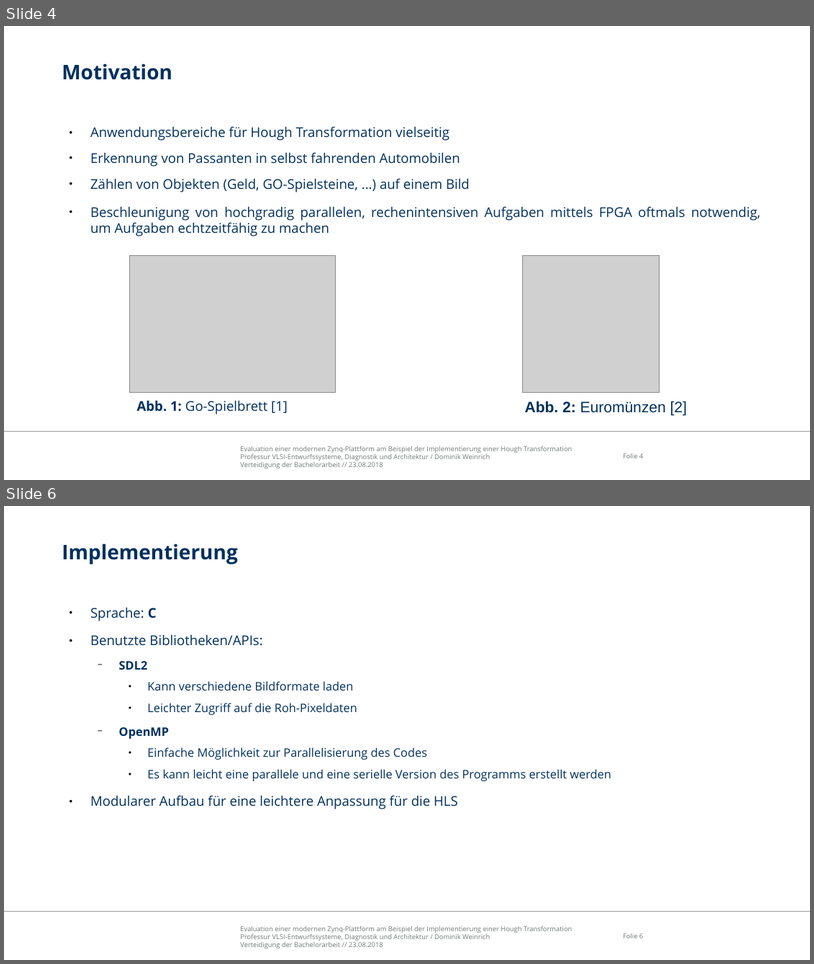
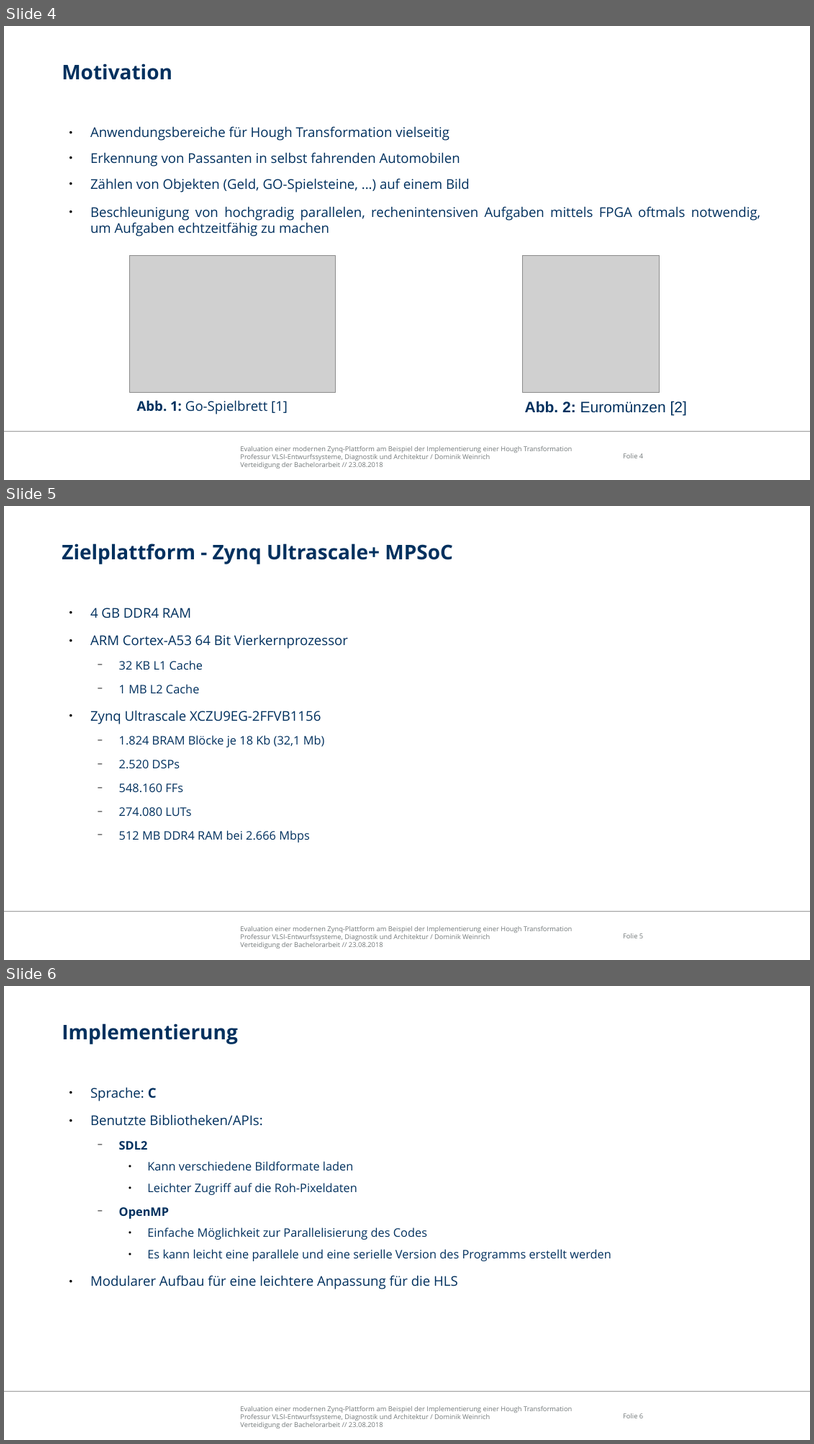
Before and after one commit to freeDom-/hough, a slide deck: Verteidigung/Verteidigung.odp. Shown one above the other, each under a label of ours: slides 4 and 6 before the commit, slides 4, 5 and 6 after it; the slides between them are not shown. The pictures are 814x964 and 814x1444 pixels, drawn with LibreOffice and Linux fonts; fonts in the diff are those of the drawing; grey boxes stand for pictures; background and template pictures are left out. Boxes give left, top, right and bottom in pixels: in the first picture for what was removed or moved away, otherwise in the second. Text is boxed around its words. In the diff, an @@ line names an element or a change of style, - is before the commit and + after.

```diff
--- a/Verteidigung/Verteidigung.odp
+++ b/Verteidigung/Verteidigung.odp
@@ slide 5 added at (4, 506, 810, 960), background #FFFFFF; not listed: 3 template elements that a slide beside it also shows @@
@@ title added at (62, 543, 453, 564), 24 pt, text #00305E, bold @@
+Zielplattform - Zynq Ultrascale+ MPSoC
@@ text added at (90, 608, 348, 842), 14 pt, text #00305E @@
+● 4 GB DDR4 RAM
+● ARM Cortex-A53 64 Bit Vierkernprozessor
+  − 32 KB L1 Cache
+  − 1 MB L2 Cache
+● Zynq Ultrascale XCZU9EG-2FFVB1156
+  − 1.824 BRAM Blöcke je 18 Kb (32,1 Mb)
+  − 2.520 DSPs
+  − 548.160 FFs
+  − 274.080 LUTs
+  − 512 MB DDR4 RAM bei 2.666 Mbps
```
Also in this commit, not shown: 6 slides changed, 5 other slides added, 2 slides removed, 1 other file.
